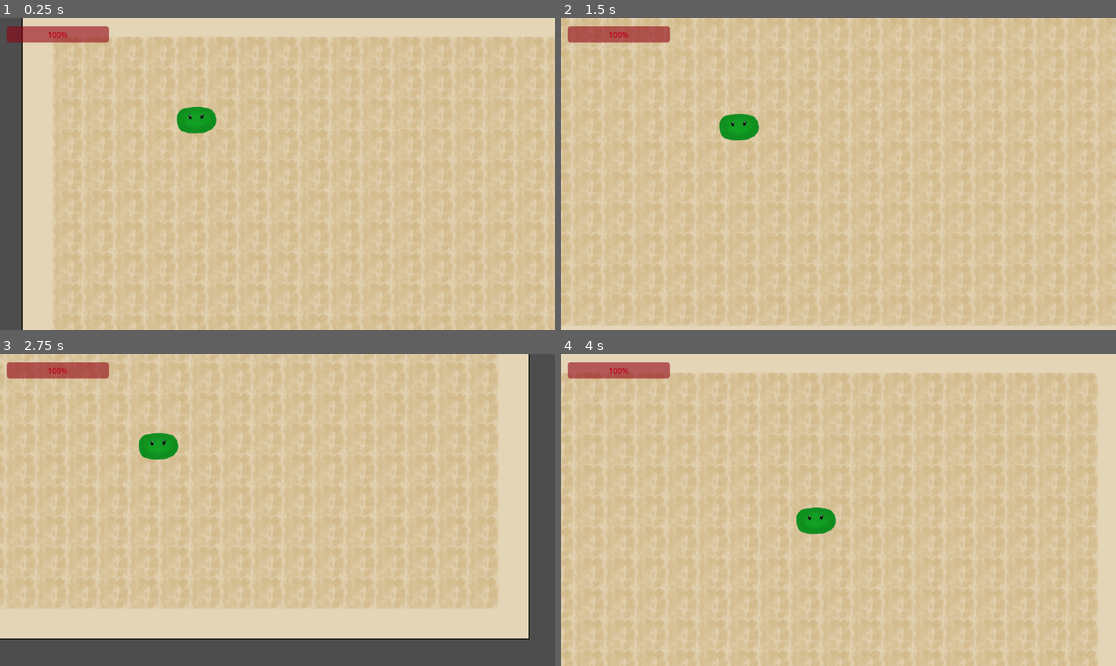
Above: before the commit, frames 1-4 (two rows, left to right).
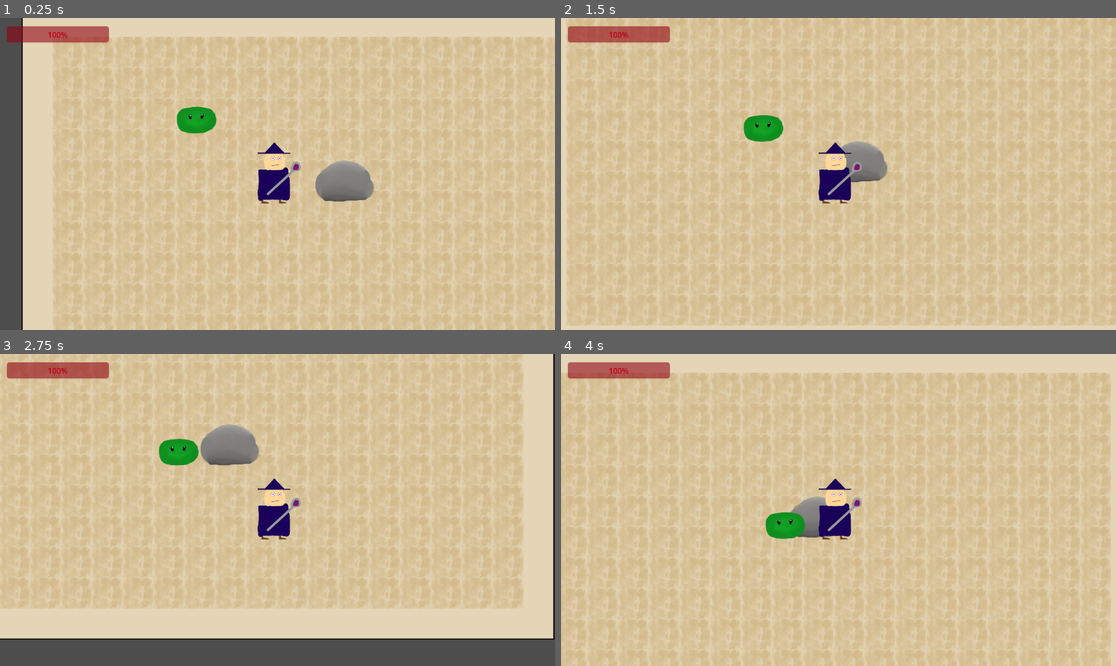
Above: after the commit, the same moments.

Repository: nuaht1/Eksamens-Projekt
Game: Godot game, scene res://node_2d.tscn
Same seed, same stepped clock (60 frames per second), same inputs: the game is played once before the commit and once after it.
Inputs:
- Up to frame 1 (0.25 s): no input
- Up to frame 2 (1.5 s): hold Right (ui_right) 0.53-1.28 s; hold Down (ui_down) from 1.28 s (still down)
- Up to frame 3 (2.75 s): release Down (ui_down) at 2.03 s; hold Right (ui_right) from 2.03 s (still down)
- Up to frame 4 (4 s): release Right (ui_right) at 2.78 s; hold Up (ui_up) 2.78-3.53 s; hold Left (ui_left) from 3.53 s (still down)

The runs differ from the first frame. In frame 1, 2.0% of the frame differs, in the area x 46-68%, y 39-60%; in frame 2, 13%; in frame 3, 17%, in the area x 0-100%, y 0-92%; in frame 4, 9.6%.

Commit message:
Update node_2d.tscn

Diff:
--- a/eksamens-projekt/node_2d.tscn
+++ b/eksamens-projekt/node_2d.tscn
@@ -6,6 +6,7 @@
 [ext_resource type="Texture2D" uid="uid://7pdyl6gfx30m" path="res://tileset 1/tile 3.png" id="4_kdubu"]
 [ext_resource type="Texture2D" uid="uid://drkn8cb6ytltf" path="res://tileset 1/tile 2.png" id="5_d21ai"]
 [ext_resource type="Texture2D" uid="uid://dfyt23v2e64ky" path="res://prototype player.png" id="5_kdubu"]
+[ext_resource type="Texture2D" uid="uid://cqu3203u64df0" path="res://tileset 1/rock.png" id="5_rj586"]
 [ext_resource type="Texture2D" uid="uid://citqkx8fsof4b" path="res://tileset 1/tile 1.png" id="6_rj586"]
 
 [sub_resource type="TileSetAtlasSource" id="TileSetAtlasSource_rj586"]
@@ -68,6 +69,18 @@
 sources/3 = SubResource("TileSetAtlasSource_hqns4")
 sources/0 = SubResource("TileSetAtlasSource_rj586")
 
+[sub_resource type="TileSetAtlasSource" id="TileSetAtlasSource_x0ka3"]
+texture = ExtResource("5_rj586")
+texture_region_size = Vector2i(64, 64)
+1:1/size_in_atlas = Vector2i(2, 2)
+1:1/0 = 0
+1:1/0/physics_layer_0/polygon_0/points = PackedVector2Array(-32, -32, 18.3454, -32, 32, -12.4184, 28.7548, -4.94642, 17.7809, 20.3211, -32, 20.3211)
+
+[sub_resource type="TileSet" id="TileSet_0h7mo"]
+tile_size = Vector2i(64, 64)
+physics_layer_0/collision_layer = 1
+sources/0 = SubResource("TileSetAtlasSource_x0ka3")
+
 [sub_resource type="RectangleShape2D" id="RectangleShape2D_y32ns"]
 
 [sub_resource type="NavigationPolygon" id="NavigationPolygon_0e48y"]
@@ -82,8 +95,11 @@
 tile_map_data = PackedByteArray("AAARAAYAAAAAAAAAAAAQAAYAAAAAAAAAAAAQAAcAAAAAAAAAAAARAAcAAAAAAAAAAAAAAAAAAAAAAAAAAAABAA …(3952 unchanged characters)…
 tile_set = SubResource("TileSet_x0ka3")
 
+[node name="TileMapLayer" type="TileMapLayer" parent="TileMapLayer"]
+tile_map_data = PackedByteArray("AAAJAAQAAAABAAEAAAA=")
+tile_set = SubResource("TileSet_0h7mo")
+
 [node name="CharacterBody2D" type="CharacterBody2D" parent="." groups=["player"]]
-visible = false
 position = Vector2(504, 284)
 script = ExtResource("1_0e48y")
 
Not shown: 1 places in eksamens-projekt/node_2d.tscn that only renumber resources
